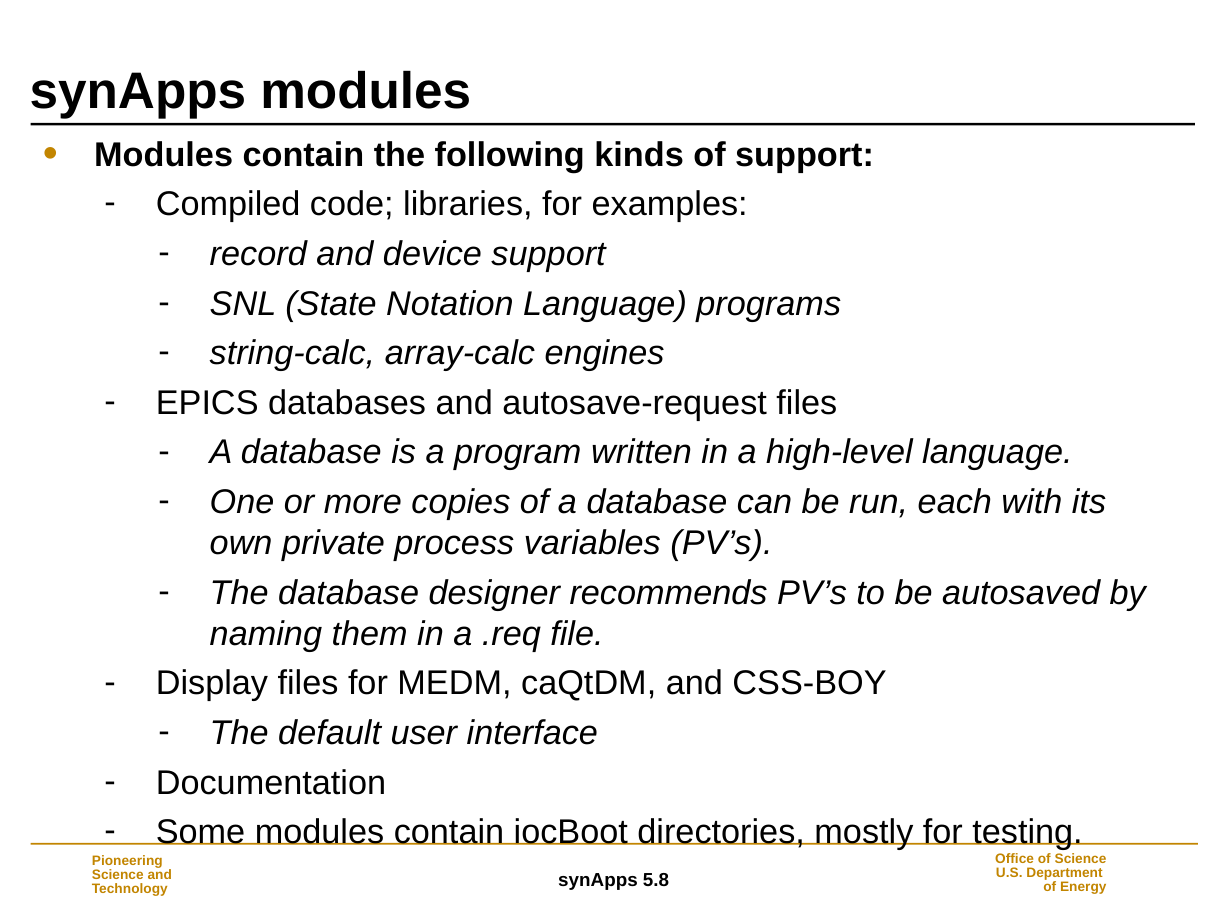
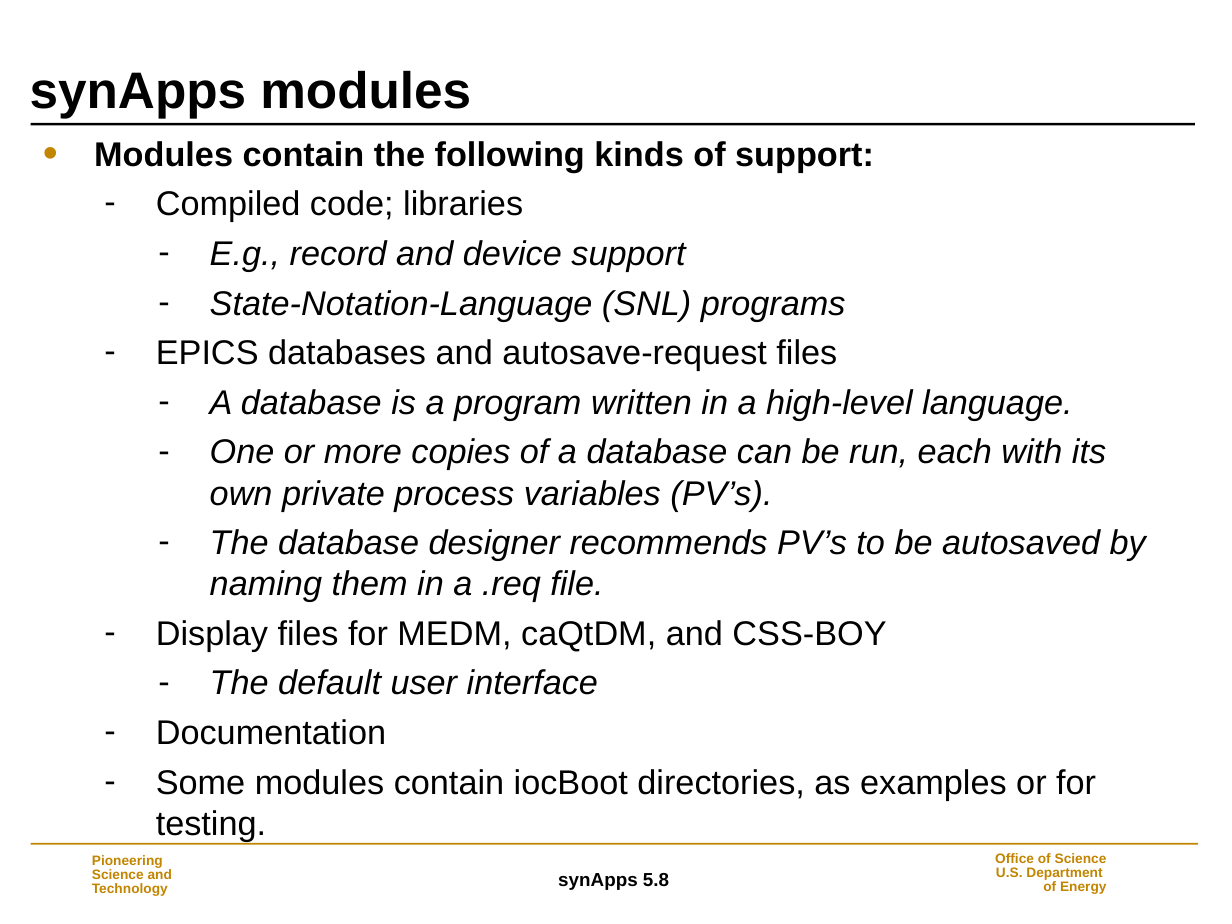
Before and after one commit to EPICS-synApps/support, a slide deck: slide 3 of documentation/IntroToSynApps.ppt. Drawn at 1232x924 pixels with LibreOffice and Linux fonts; fonts in the diff are those of the drawing; background and template pictures are left out. Boxes give left, top, right and bottom in pixels: in the first picture for what was removed or moved away, otherwise in the second. Text is boxed around its words. In the diff, an @@ line names an element or a change of style, - is before the commit and + after.

```diff
--- a/documentation/IntroToSynApps.ppt
+++ b/documentation/IntroToSynApps.ppt
@@ text at [156,190,846,321]: text changed @@
-  – Compiled code; libraries, for examples:
-    – record and device support
-    – SNL (State Notation Language) programs
-    – string-calc, array-calc engines
+  – Compiled code; libraries
+    – E.g., record and device support
+    – State-Notation-Language (SNL) programs
@@ text at [156,769,1096,841]: text changed @@
-  – Some modules contain iocBoot directories, mostly for testing.
+  – Some modules contain iocBoot directories, as examples or for testing.
```
Also in this commit, not shown: 42 other slides changed, 5 slides removed.
